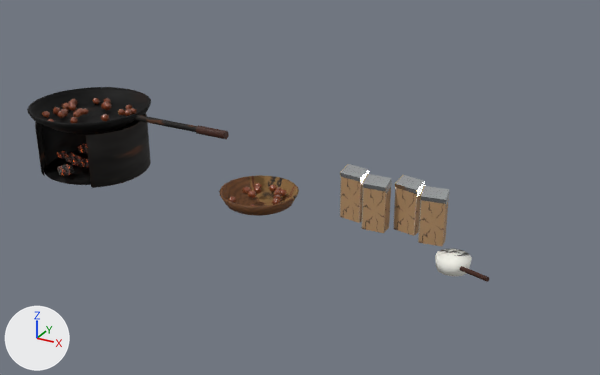
Two versions of the glTF model site/public/models/prop_deco_maroni.glb, one commit apart.
Both versions are drawn from a camera (50 mm lens) standing at (1.47, -2.28, 1.25) and looking at (0.18, 0.07, 0.07). Arrows for +X, +Y and +Z are at lower left; the lights stay in place. The first picture is the older version. Where no turn or scale is listed for an object, it has been applied to the vertices. Vertices at exactly the same position are counted once.

Objects in the first picture: 'prop_deco_maroni_static'.
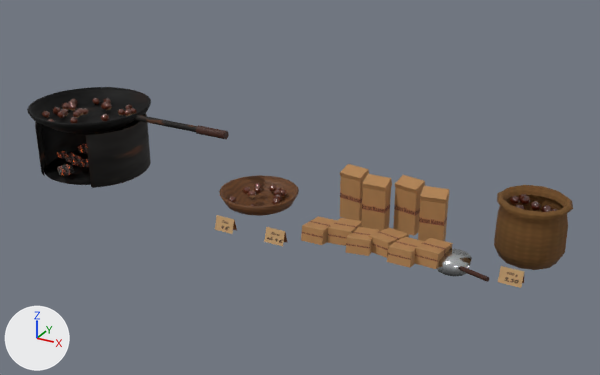
Where the newer file only moved an object's origin or applied its transform, the numbers keep the older frame.

The change, as a list of edits to the scene's bpy script:
```text
Change me_prop_deco_maroni_static:
    used by ob_prop_deco_maroni_static; location = (0.006, 0.0, 0.131)
    remove me_prop_deco_maroni_static.from_pydata(...)  # 2121 vertices, 3648 faces; spans x -0.94..0.94, y -0.23..0.23, z -0.13..0.13
    add me_prop_deco_maroni_static.from_pydata(...)  # 2728 vertices, 4695 faces; spans x -1.09..1.09, y -0.23..0.23, z -0.13..0.13
    me_prop_deco_maroni_static part 1: the loose piece of 8 vertices spanning x 0.43..0.52, y 0.01..0.07, z -0.13..0.02 is copied, and the copy is turned 81.3 degrees about the x axis through its middle and scaled by 0.844, then moved by (-0.12, -0.17, -0.04); it spans x 0.32..0.39, y -0.19..-0.07, z -0.13..-0.06
    me_prop_deco_maroni_static part 2: the loose piece of 8 vertices spanning x 0.43..0.52, y 0.01..0.07, z -0.13..0.02 is copied, and the copy is multiplied about its middle by the matrix ((0.837, 0.024, 0.104), (0.1, 0.13, -0.828), (-0.039, 0.834, 0.126)), then moved by (-0.05, -0.14, -0.04); it spans x 0.38..0.47, y -0.17..-0.03, z -0.13..-0.06
    me_prop_deco_maroni_static part 3: the loose piece of 8 vertices spanning x 0.43..0.52, y 0.01..0.07, z -0.13..0.02 is copied, and the copy is multiplied about its middle by the matrix ((0.83, 0.016, 0.154), (0.149, 0.131, -0.82), (-0.04, 0.834, 0.126)), then moved by (0.03, -0.17, -0.04); it spans x 0.46..0.55, y -0.2..-0.06, z -0.13..-0.06
    me_prop_deco_maroni_static part 4: the loose piece of 8 vertices spanning x 0.53..0.62, y 0.05..0.11, z -0.13..0.02 is copied, and the copy is multiplied about its middle by the matrix ((0.822, -0.122, -0.146), (-0.124, 0.148, -0.822), (0.144, 0.822, 0.126)), then moved by (0.01, -0.18, -0.04); it spans x 0.53..0.63, y -0.17..-0.03, z -0.13..-0.06
    me_prop_deco_maroni_static part 5: the loose piece of 8 vertices spanning x 0.43..0.52, y 0.01..0.07, z -0.13..0.02 is copied, and the copy is turned 81.4 degrees about the x axis through its middle and scaled by 0.844, then moved by (0.18, -0.17, -0.04); it spans x 0.62..0.69, y -0.19..-0.07, z -0.13..-0.06
    me_prop_deco_maroni_static part 6: the loose piece of 8 vertices spanning x 0.63..0.72, y 0.01..0.07, z -0.13..0.02 is copied, and the copy is multiplied about its middle by the matrix ((0.833, 0.132, -0.029), (-0.048, 0.12, -0.834), (-0.127, 0.825, 0.126)), then moved by (0.05, -0.14, -0.04); it spans x 0.69..0.77, y -0.16..-0.04, z -0.13..-0.06
    me_prop_deco_maroni_static part 7: 415 vertices added at x 0.86..1.09, y -0.11..0.2, z -0.13..0.07
    me_prop_deco_maroni_static part 8: 22 vertices moved within x -0.87..-0.61, y -0.14..0.13, z 0.09..0.11; 4 vertices removed from x -0.78..-0.61, y -0.08..0.12, z 0.08..0.12; 76 vertices added at x -1.09..-0.61, y -0.08..0.2, z -0.13..0.11
    me_prop_deco_maroni_static part 9: 2 vertices moved within x 0.02, y -0.01, z -0.08; 12 vertices added at x 0.01..0.27, y -0.23..-0.2, z -0.13..-0.08
    me_prop_deco_maroni_static part 10: 2041 kept faces spanning x -0.88..0.94, y -0.21..0.16, z -0.13..0.13 get new texture (UV) coordinates
    other edits to the shape of me_prop_deco_maroni_static do not show in these pictures
```

What differs and where, as boxes (x1, y1, x2, y2) in the pictures (600 x 375 px):
'prop_deco_maroni_static', reshaped (18% wider)
    before: (27, 87, 489, 282)
    after: (27, 87, 573, 288)
part 1 of me_prop_deco_maroni_static, added (brown)
    after: (301, 216, 337, 245)
part 2 of me_prop_deco_maroni_static, added (brown)
    after: (327, 218, 362, 246)
part 3 of me_prop_deco_maroni_static, added (brown)
    after: (346, 227, 379, 256)
part 4 of me_prop_deco_maroni_static, added (brown)
    after: (368, 228, 409, 258)
part 5 of me_prop_deco_maroni_static, added (brown)
    after: (387, 237, 424, 268)
part 6 of me_prop_deco_maroni_static, added (brown)
    after: (414, 238, 453, 269)
part 7 of me_prop_deco_maroni_static, added (brown)
    after: (494, 185, 573, 288)
part 8 of me_prop_deco_maroni_static, reshaped
    both: (53, 100, 132, 123)
part 9 of me_prop_deco_maroni_static, built on (brown)
    after: (215, 215, 287, 246)
part 10 of me_prop_deco_maroni_static, surface changed
    both: (42, 98, 472, 277)
